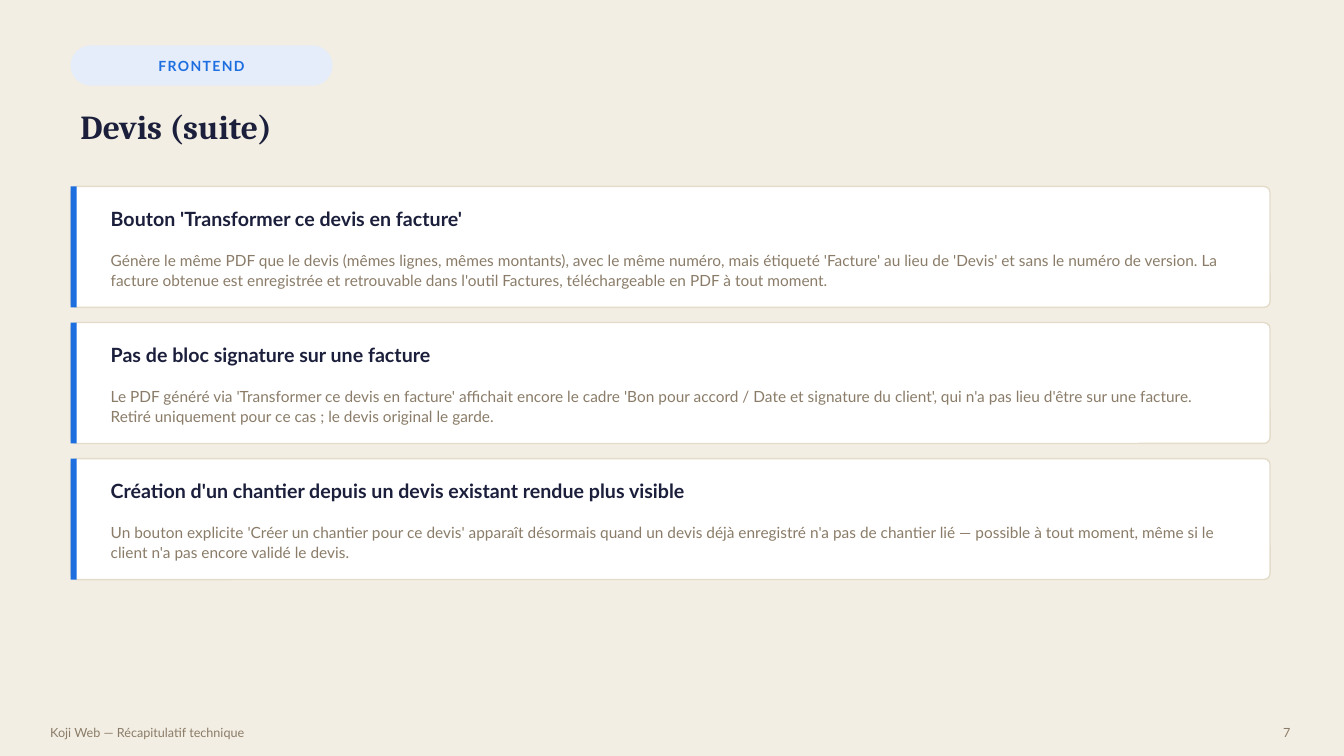
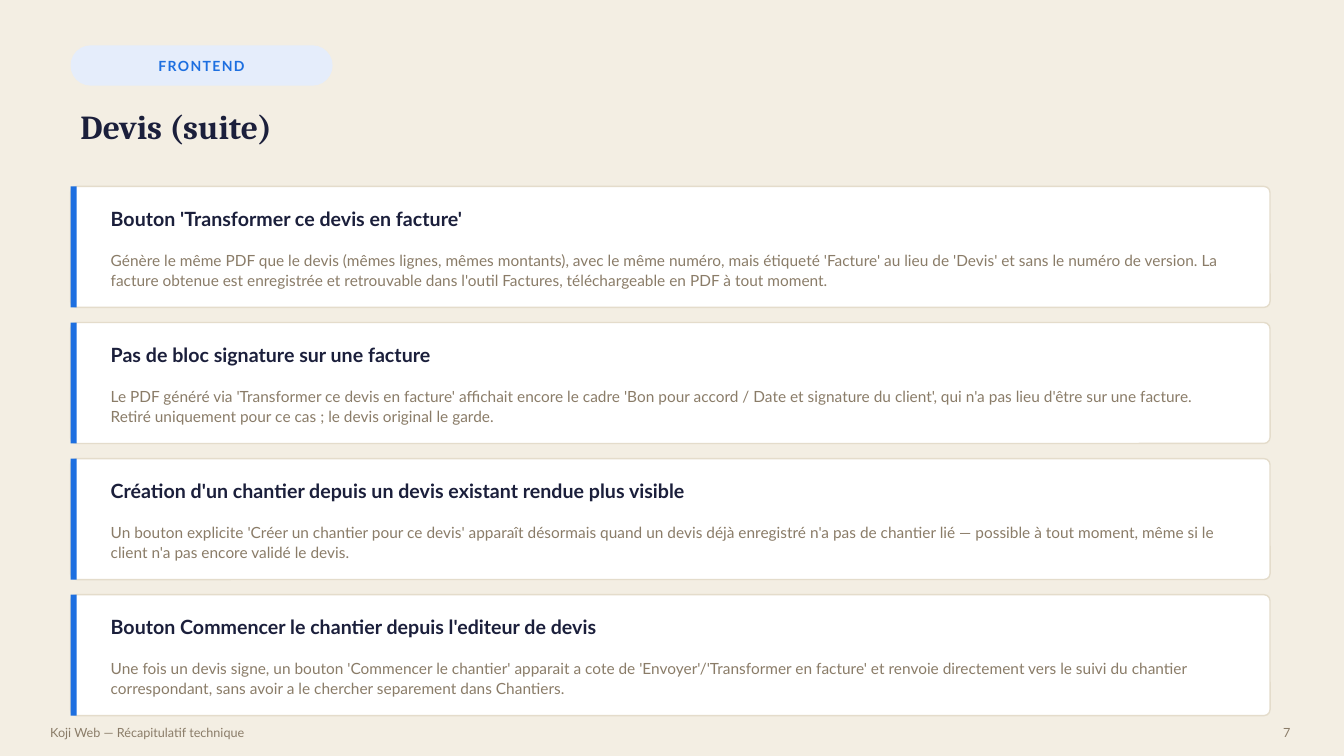
Before and after one commit to bouhouchimira-prog/web-app-Koji, a slide deck: slide 7 of docs/manager-recap/Recap-Koji-Manager.pptx. Drawn at 1344x756 pixels with LibreOffice and Linux fonts; fonts in the diff are those of the drawing. Boxes give left, top, right and bottom in pixels: in the first picture for what was removed or moved away, otherwise in the second. Text is boxed around its words. In the diff, an @@ line names an element or a change of style, - is before the commit and + after.

```diff
--- a/docs/manager-recap/Recap-Koji-Manager.pptx
+++ b/docs/manager-recap/Recap-Koji-Manager.pptx
@@ rounded rectangle added at (x1=71, y1=595, x2=1270, y2=716), fill #FFFFFF, outline #E4DCCB 1 pt @@
@@ rectangle added at (x1=71, y1=595, x2=77, y2=716), fill #1D6FE0 @@
@@ text added at (x1=111, y1=619, x2=596, y2=638), 14 pt, text #1B1F3B, bold @@
+Bouton Commencer le chantier depuis l'editeur de devis
@@ text added at (x1=111, y1=662, x2=1187, y2=697), 11 pt, text #8A7C68 @@
+Une fois un devis signe, un bouton 'Commencer le chantier' apparait a cote de 'Envoyer'/'Transformer en facture' et renvoie directement vers le suivi du chantier correspondant, sans avoir a le chercher separement dans Chantiers.
```
Also in this commit, not shown: 45 other slides changed, 1 slide added, 5 other files.
